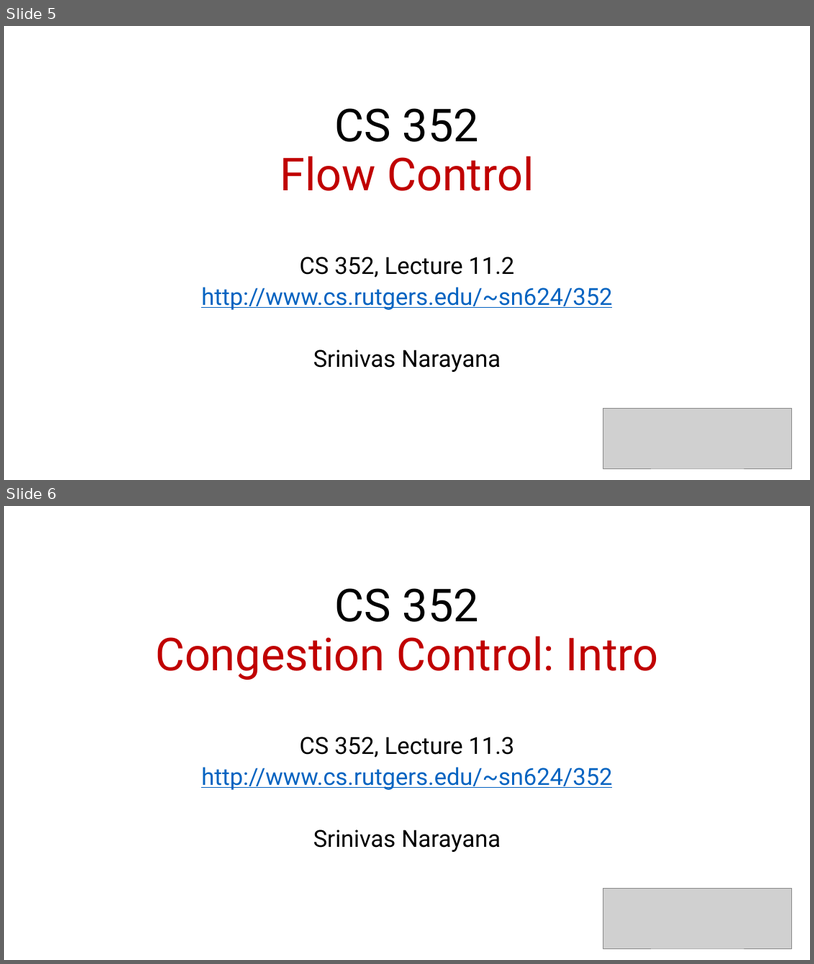
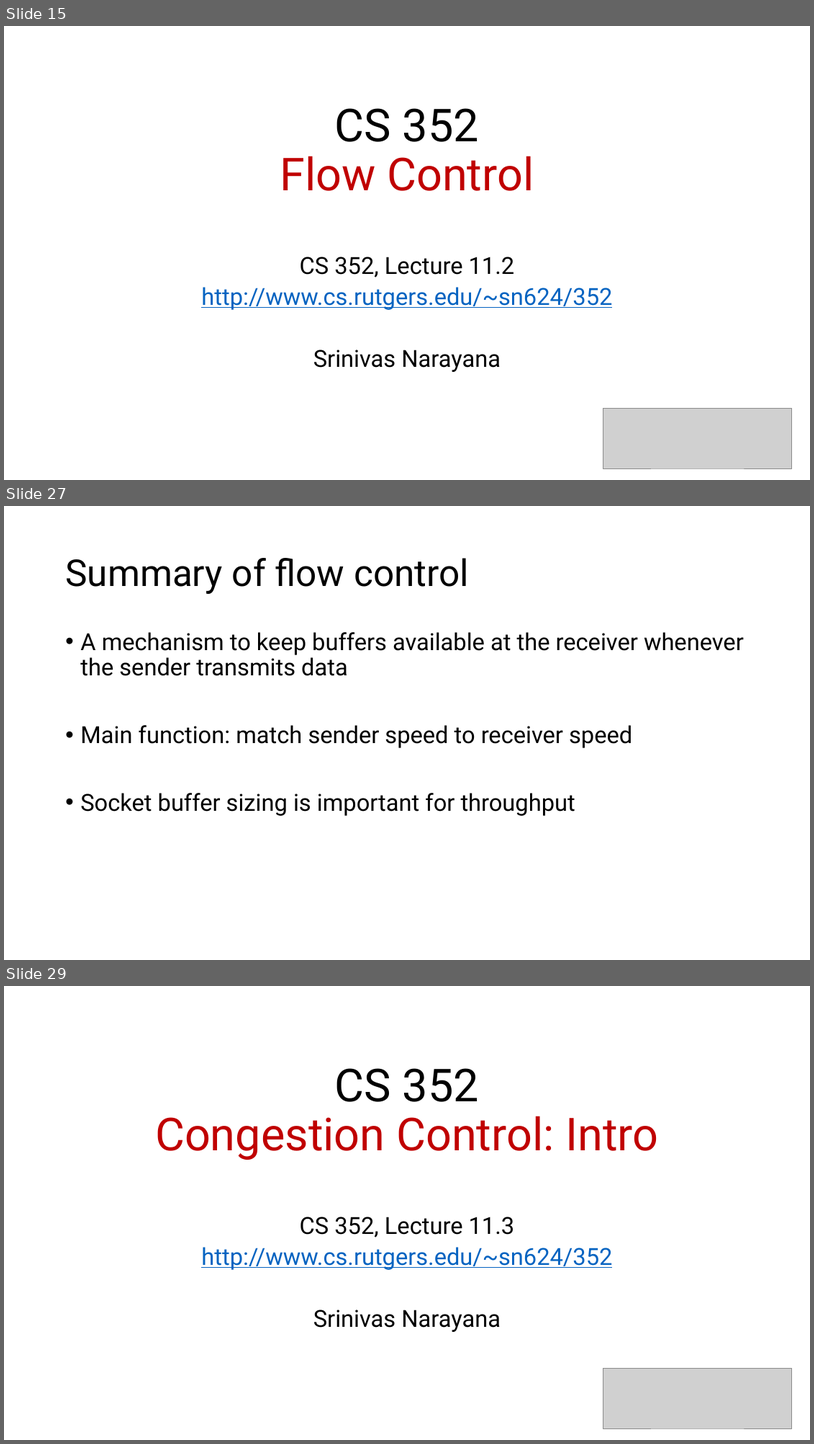
Before and after one commit to ngsrinivas/coursegen, a slide deck: ex/352-S21/staging/352-S21/lectures/transport-tcp-ordering-flow-control-intro-congestion-control.pptx. Shown one above the other, each under a label of ours: slides 5 and 6 before the commit, slides 15, 27 and 29 after it; the slides between them are not shown. The pictures are 814x964 and 814x1444 pixels, drawn with LibreOffice and Linux fonts; fonts in the diff are those of the drawing; grey boxes stand for pictures. Boxes give left, top, right and bottom in pixels: in the first picture for what was removed or moved away, otherwise in the second. Text is boxed around its words. In the diff, an @@ line names an element or a change of style, - is before the commit and + after.

```diff
--- a/ex/352-S21/staging/352-S21/lectures/transport-tcp-ordering-flow-control-intro-congestion-control.pptx
+++ b/ex/352-S21/staging/352-S21/lectures/transport-tcp-ordering-flow-control-intro-congestion-control.pptx
@@ slide 27 added at [4,506,810,960], background #FFFFFF @@
@@ title added at [65,558,469,594], 44 pt, text #000000 @@
+Summary of flow control
@@ text added at [80,632,744,816], 28 pt, text #000000 @@
+• A mechanism to keep buffers available at the receiver whenever the sender transmits data
+• Main function: match sender speed to receiver speed
+• Socket buffer sizing is important for throughput
@@ what was slide 5 is now slide 15 @@
@@ what was slide 6 is now slide 29 @@
```
Also in this commit, not shown: 32 other slides added.
